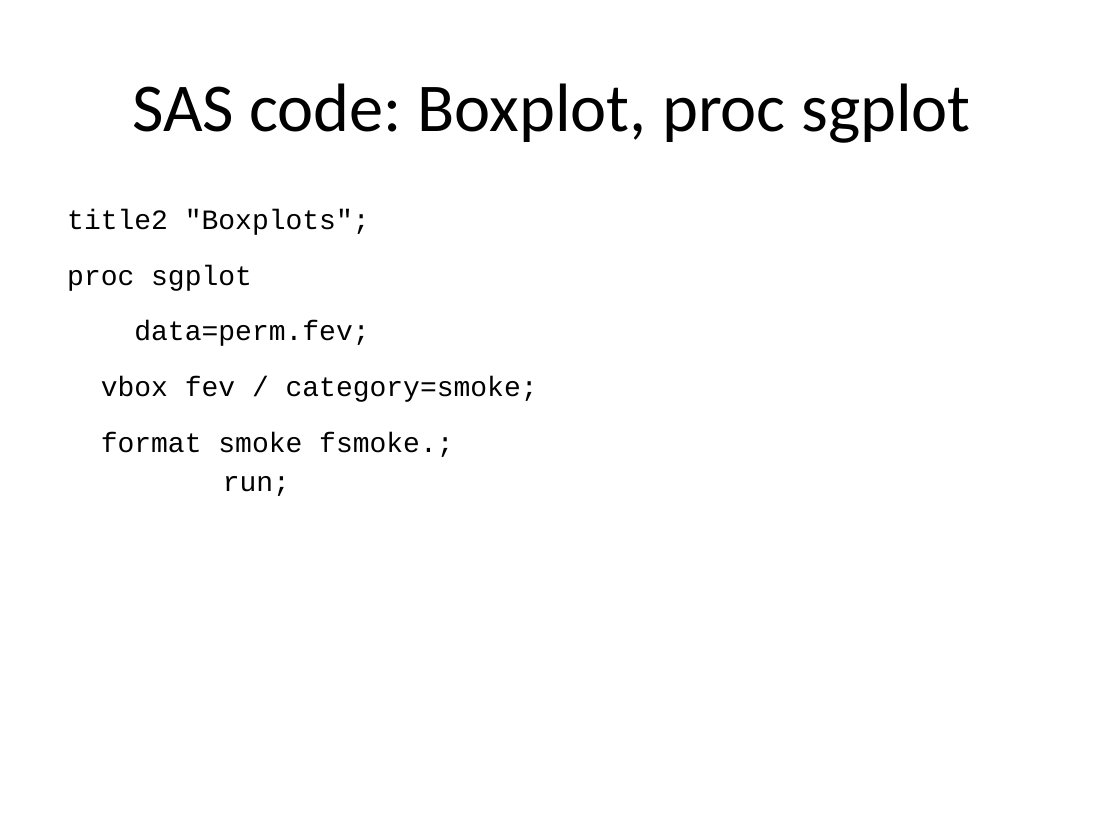
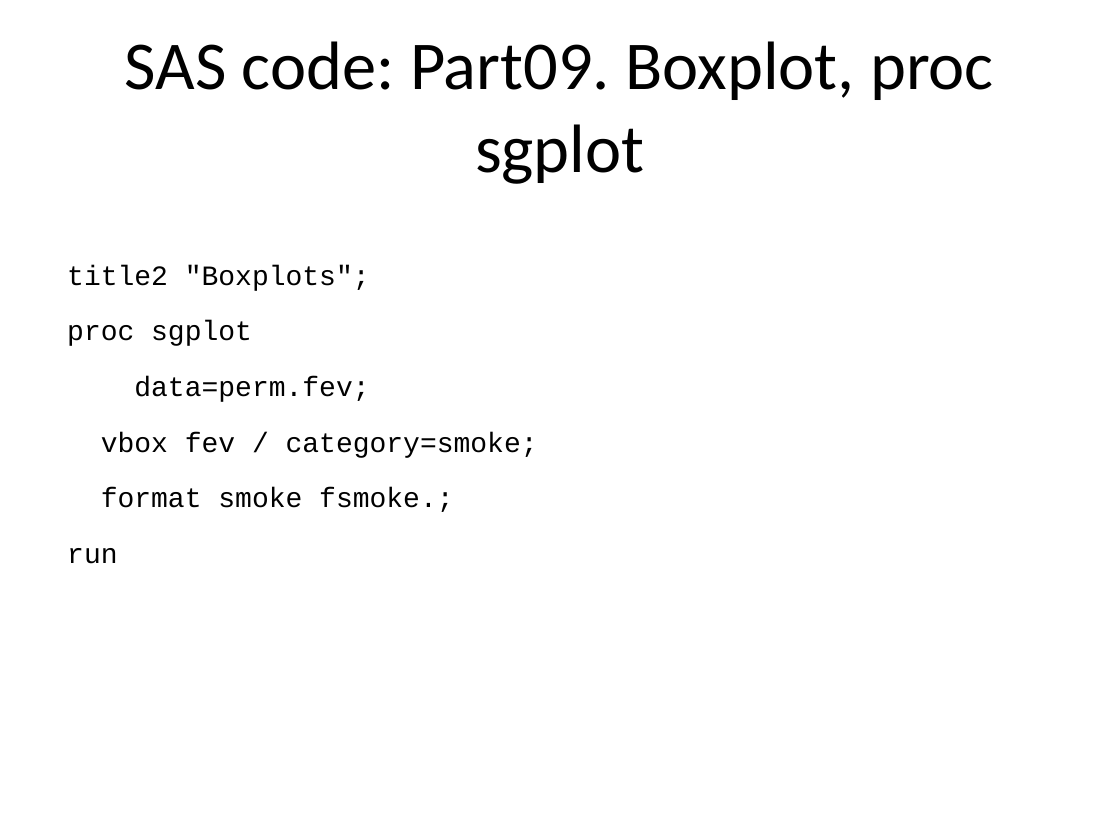
Before and after one commit to pmean/introduction-to-SAS, a slide deck: slide 20 of results/5507-05-simon-slides-and-speaker-notes.pptx. Drawn at 1120x840 pixels with LibreOffice and Linux fonts; fonts in the diff are those of the drawing. Boxes give left, top, right and bottom in pixels: in the first picture for what was removed or moved away, otherwise in the second. Text is boxed around its words. In the diff, an @@ line names an element or a change of style, - is before the commit and + after.

```diff
--- a/results/5507-05-simon-slides-and-speaker-notes.pptx
+++ b/results/5507-05-simon-slides-and-speaker-notes.pptx
@@ title at [125, 41, 994, 184]: text changed @@
-SAS code: Boxplot, proc sgplot
+SAS code: Part09. Boxplot, proc sgplot
@@ text at [67, 265, 538, 564]: text changed @@
-title2 "Boxplots";
-proc sgplot
-data=perm.fev;
-vbox fev / category=smoke;
-format smoke fsmoke.;
-run;
+title2 "Boxplots";
+proc sgplot
+data=perm.fev;
+vbox fev / category=smoke;
+format smoke fsmoke.;
+run
```
Also in this commit, not shown: 22 other slides changed, 15 other files.
